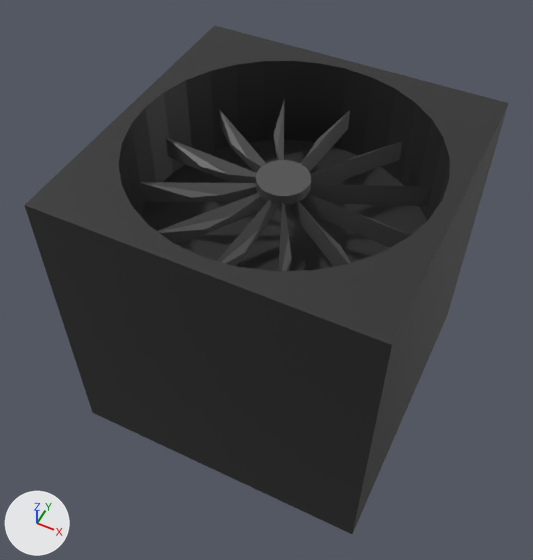
The Blender file Assets/Models/fan.blend: old version first, new version second.
One viewpoint serves both versions: a 50 mm camera at (3.03, -6.53, 7.87) aimed at (-0.15, -0.17, -0.08). The lights are fixed; the arrows at lower left show +X, +Y and +Z.

The first picture shows 'ファン', '円柱', '立方体'.
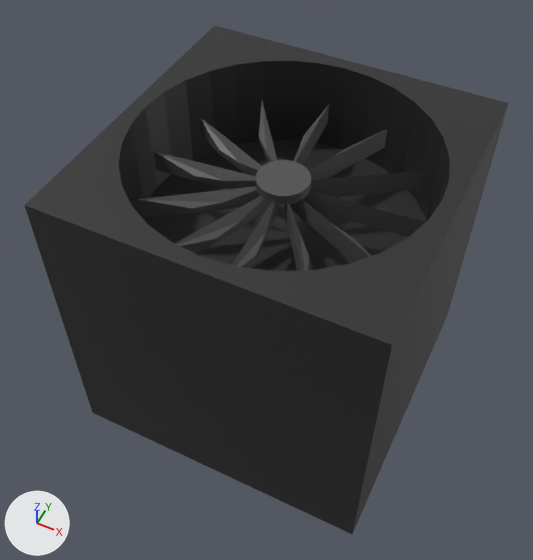
What the commit changed:
Object 'ファン' (ob_ファン) moves from (0.0, 0.0, 1.51) to (0.35, 0.0, 1.51).

Changed parts and their boxes [x1, y1, x2, y2] in the pictures (533 x 560 px):
'ファン', moved: before [139, 102, 429, 271]; after [138, 102, 425, 271]
